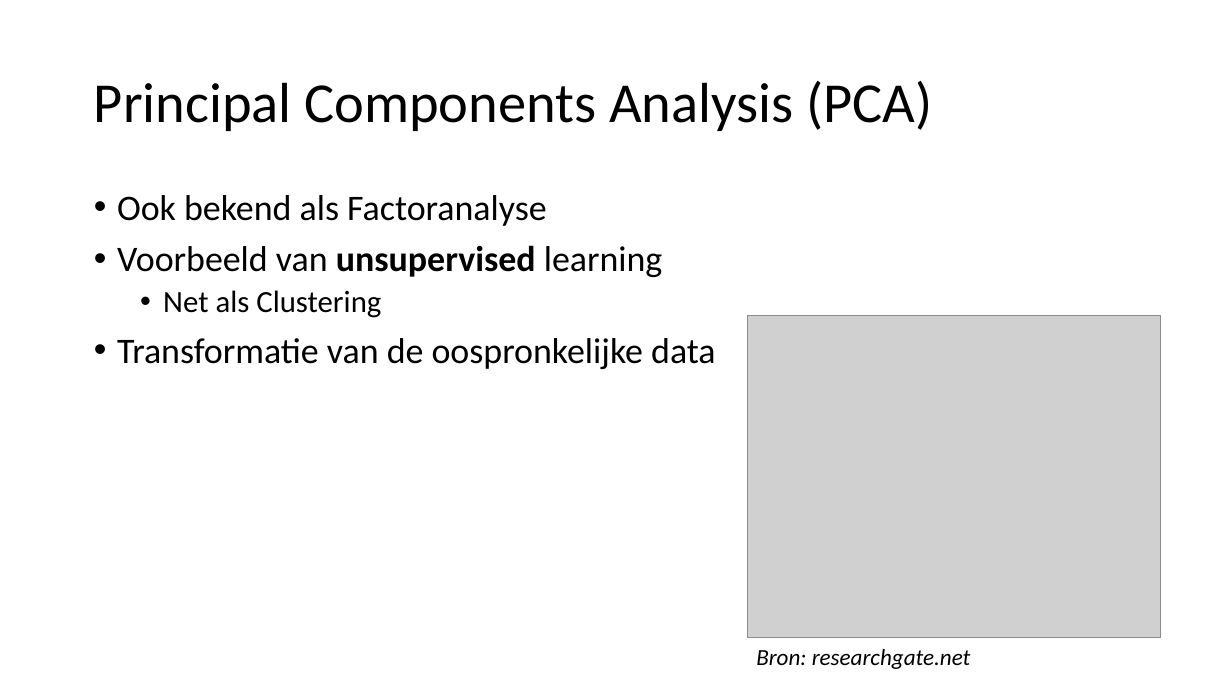
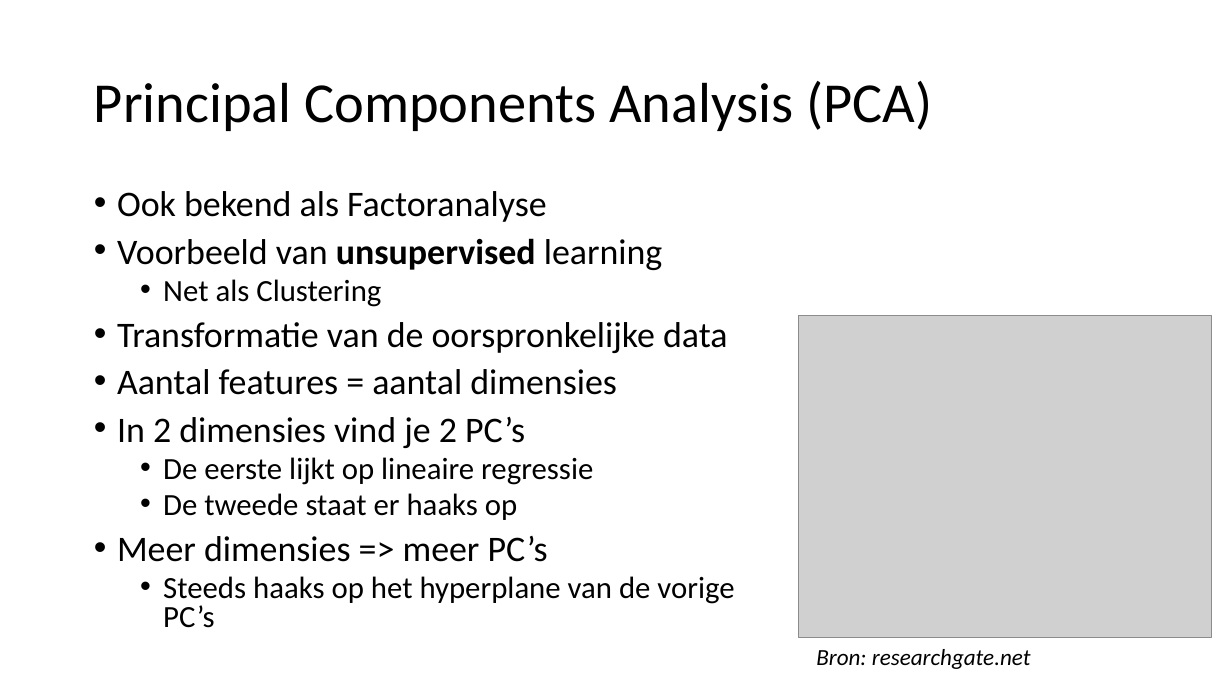
Before and after one commit to hanze-hbo-ict/Machine-Learning, a slide deck: slide 19 of Keynote/7.hyperparam-tuning.pptx (slide 9 before the commit). Drawn at 1232x693 pixels with LibreOffice and Linux fonts; fonts in the diff are those of the drawing; grey boxes stand for pictures. Boxes give left, top, right and bottom in pixels: in the first picture for what was removed or moved away, otherwise in the second. Text is boxed around its words. In the diff, an @@ line names an element or a change of style, - is before the commit and + after.

```diff
--- a/Keynote/7.hyperparam-tuning.pptx
+++ b/Keynote/7.hyperparam-tuning.pptx
@@ text at [117, 191, 663, 307]: line spacing 0.9 to 0.8 @@
@@ text at [117, 322, 734, 628]: text changed @@
-• Transformatie van de oospronkelijke data
+• Transformatie van de oorspronkelijke data
+• Aantal features = aantal dimensies
+• In 2 dimensies vind je 2 PC’s
+  • De eerste lijkt op lineaire regressie
+  • De tweede staat er haaks op
+• Meer dimensies => meer PC’s
+  • Steeds haaks op het hyperplane van de vorige PC’s
@@ picture: place and size @@
-picture at [748, 315, 1161, 638]
+picture at [799, 315, 1212, 638]
@@ text "Bron: researchgate.net": place and size @@
-text "Bron: researchgate.net" at [756, 649, 971, 669]
+text "Bron: researchgate.net" at [816, 649, 1031, 669]
```
Also in this commit, not shown: 4 other slides changed, 17 slides added, 4 slides removed, 6 other files.
